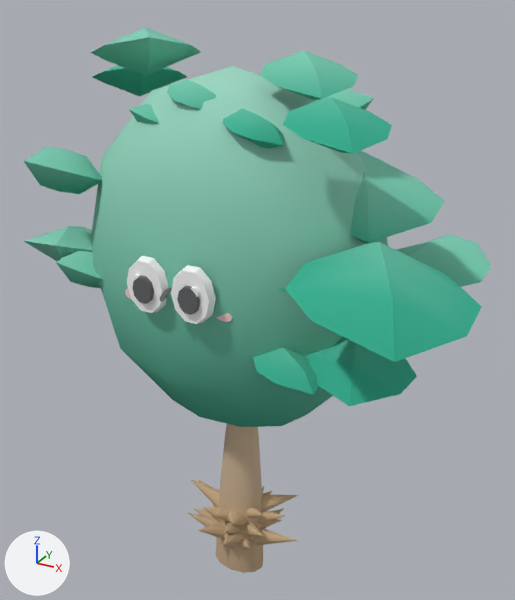
The glTF model web-forest/public/model/species/terminalia-mantaly.glb as it was, and as the next commit left it.
Both versions are drawn from a 50 mm lens placed at (0.512, -0.819, 0.908), pointed at (0.037, 0.045, 0.476). Every picture has the same lights, and +X, +Y and +Z are marked at lower left. The older version comes first. Where no turn or scale is listed for an object, it has been applied to the vertices. Vertices at exactly the same position are counted once.

The first picture shows 'p13', 'p14', 'p15', 'p18', 'p19', 'p20', 'p21', 'p22', 'trunk' and 10 more.
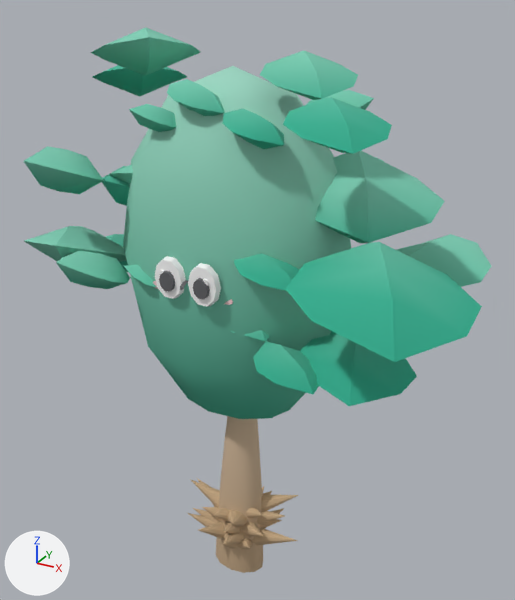
Scene script edits in JSON lines:
```json
{"block": "me_mesh_0", "where": "# used by ob_trunk; location = (0.023, 0.004, 0.0)"}
{"op": "remove", "block": "me_mesh_0", "code": "me_mesh_0.from_pydata(...)  # 375 vertices, 702 faces; spans x -0.227..0.237, y -0.179..0.161, z 0.0..0.815"}
{"op": "add", "block": "me_mesh_0", "code": "me_mesh_0.from_pydata(...)  # 375 vertices, 702 faces; spans x -0.174..0.181, y -0.137..0.123, z 0.0..0.815"}
{"block": "me_mesh_0", "change": "me_mesh_0 part 1: the loose piece of 57 vertices spanning x -0.227..0.237, y -0.161..0.161, z 0.293..0.815 is scaled about the mesh origin by (0.765, 0.765, 1)"}
{"block": "me_mesh_0", "change": "me_mesh_0 part 2: the loose piece of 42 vertices spanning x -0.084..0.084, y -0.155..-0.093, z 0.489..0.621 is scaled about its middle by 0.765, then moved by (0.0, 0.029, 0.0)"}
{"block": "me_mesh_0", "change": "me_mesh_0 part 3: the loose piece of 22 vertices spanning x 0.004..0.064, y -0.167..-0.155, z 0.527..0.6 is scaled about its middle by 0.765, then moved by (-0.008, 0.038, -0.002)"}
{"block": "me_mesh_0", "change": "me_mesh_0 part 4: the loose piece of 22 vertices spanning x 0.019..0.05, y -0.173..-0.165, z 0.542..0.579 is scaled about its middle by 0.765, then moved by (-0.008, 0.04, -0.001)"}
{"block": "me_mesh_0", "change": "me_mesh_0 part 5: the loose piece of 22 vertices spanning x 0.035..0.05, y -0.171..-0.166, z 0.566..0.579 is scaled about its middle by 0.765, then moved by (-0.01, 0.04, -0.004)"}
{"block": "me_mesh_0", "change": "me_mesh_0 part 6: the loose piece of 22 vertices spanning x 0.056..0.083, y -0.148..-0.144, z 0.531..0.547 is scaled about its middle by 0.765, then moved by (-0.016, 0.034, 0.004)"}
{"block": "me_mesh_0", "change": "me_mesh_0 part 7: the loose piece of 22 vertices spanning x -0.064..-0.004, y -0.167..-0.155, z 0.527..0.6 is scaled about its middle by 0.765, then moved by (0.008, 0.038, -0.002)"}
{"block": "me_mesh_0", "change": "me_mesh_0 part 8: the loose piece of 22 vertices spanning x -0.05..-0.019, y -0.173..-0.165, z 0.542..0.579 is scaled about its middle by 0.765, then moved by (0.008, 0.04, -0.001)"}
{"block": "me_mesh_0", "change": "me_mesh_0 part 9: the loose piece of 22 vertices spanning x -0.05..-0.035, y -0.171..-0.166, z 0.566..0.579 is scaled about its middle by 0.765, then moved by (0.01, 0.04, -0.004)"}
{"block": "me_mesh_0", "change": "me_mesh_0 part 10: the loose piece of 22 vertices spanning x -0.083..-0.056, y -0.148..-0.144, z 0.531..0.547 is scaled about its middle by 0.765, then moved by (0.016, 0.034, 0.004)"}
{"block": "me_mesh_0", "change": "me_mesh_0 part 11: 38 of 375 vertices moved; they spanned x -0.004..0.004, y -0.179..-0.144, z 0.556..0.565 and now span x -0.003..0.003, y -0.137..-0.11, z 0.555..0.562; mean shift (0.0, 0.038, -0.001); largest move (0.004, -0.176, 0.558) -> (0.002, -0.133, 0.559)"}
```

Changed parts and their boxes (x1, y1, x2, y2) in the pictures (515 x 600 px; the box of a moved part takes in the faces that stretch with it):
```json
{"object": "trunk", "change": "reshaped", "before": [91, 66, 388, 573], "after": [123, 66, 351, 573], "on screen": "23% narrower"}
{"part": 1, "of": "me_mesh_0", "change": "moved or reshaped", "before": [91, 69, 388, 427], "after": [123, 70, 351, 419]}
{"part": 2, "of": "me_mesh_0", "change": "moved or reshaped", "before": [167, 274, 180, 316], "on screen": "not visible afterwards"}
{"part": 3, "of": "me_mesh_0", "change": "moved or reshaped", "before": [171, 265, 216, 324], "after": [188, 263, 221, 306]}
{"part": 4, "of": "me_mesh_0", "change": "moved or reshaped", "before": [177, 285, 200, 315], "after": [193, 278, 210, 299]}
{"part": 5, "of": "me_mesh_0", "change": "moved or reshaped", "before": [190, 286, 200, 297], "after": [203, 279, 209, 286]}
{"part": 6, "of": "me_mesh_0", "change": "moved or reshaped", "before": [217, 313, 233, 322], "after": [224, 299, 233, 305]}
{"part": 7, "of": "me_mesh_0", "change": "moved or reshaped", "before": [127, 256, 168, 313], "after": [155, 256, 186, 299]}
{"part": 8, "of": "me_mesh_0", "change": "moved or reshaped", "before": [132, 275, 154, 304], "after": [159, 271, 175, 292]}
{"part": 9, "of": "me_mesh_0", "change": "moved or reshaped", "before": [132, 274, 140, 282], "after": [159, 269, 165, 275]}
{"part": 10, "of": "me_mesh_0", "change": "moved or reshaped", "before": [125, 288, 131, 299], "after": [153, 281, 158, 289]}
{"part": 11, "of": "me_mesh_0", "change": "moved or reshaped", "before": [160, 288, 172, 302], "after": [180, 280, 188, 290]}
{"object": "p17", "change": "unchanged, uncovered by the edit", "before": [281, 288, 287, 291], "after": [234, 253, 300, 291]}
```
